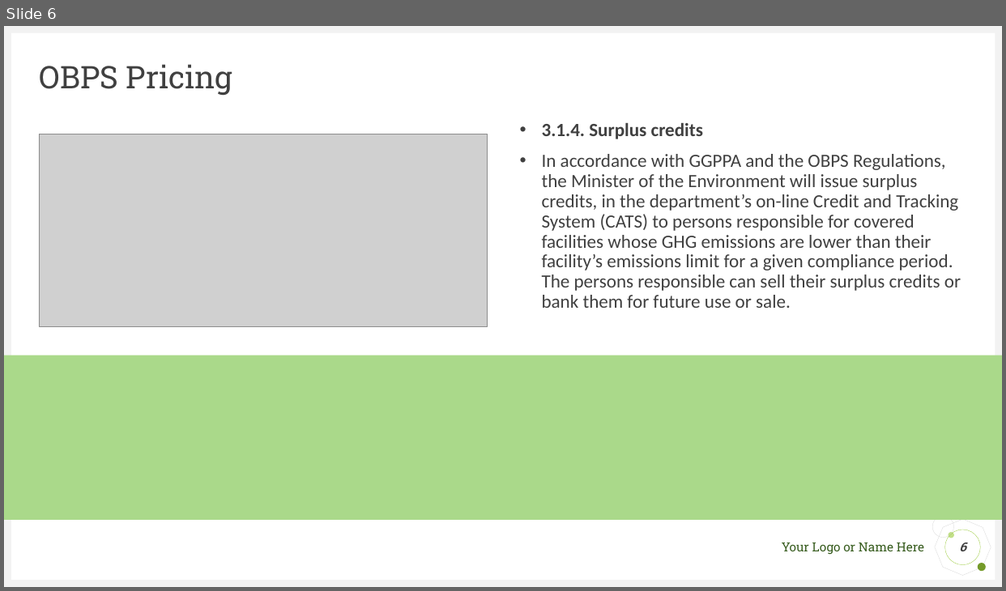
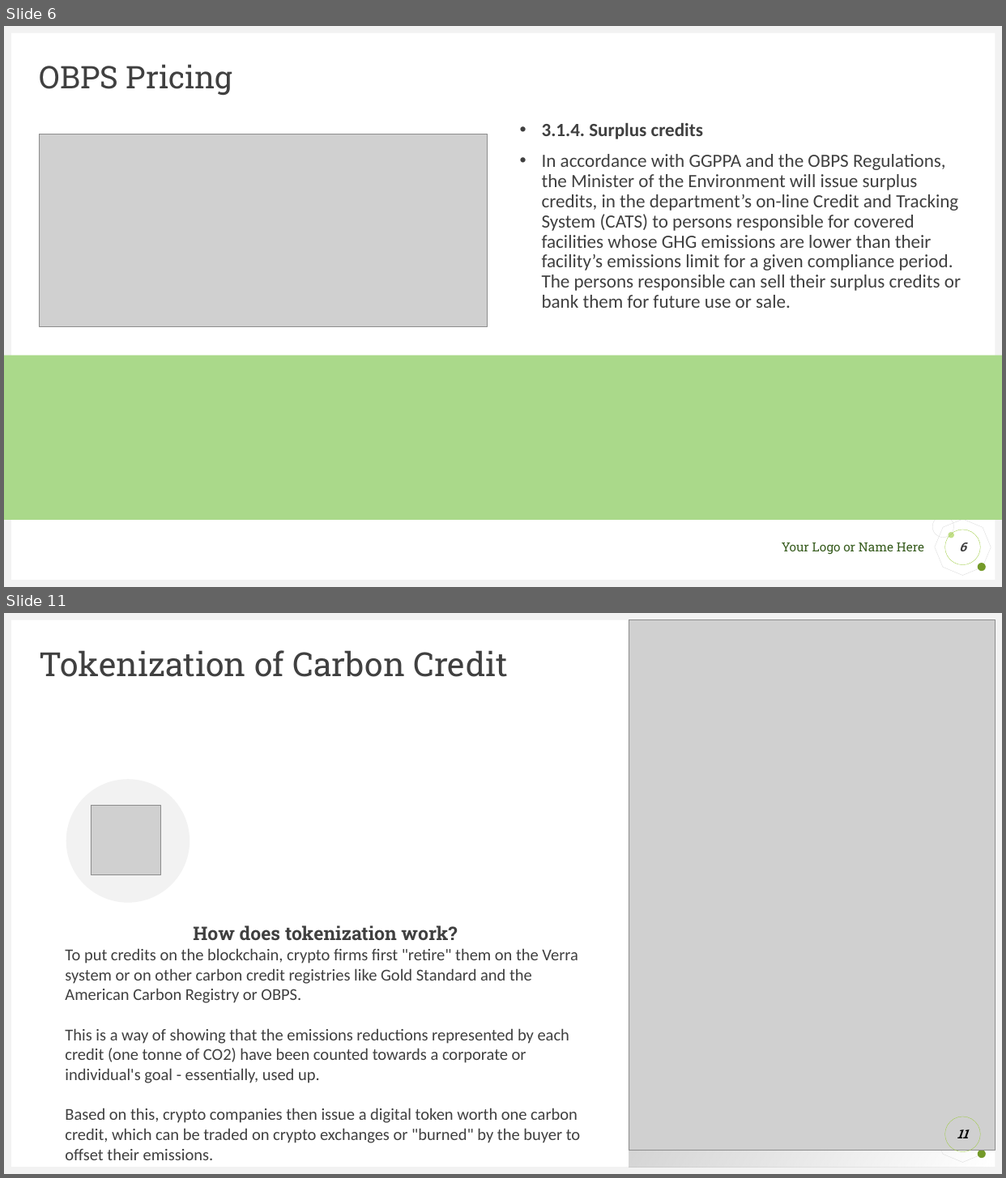
Before and after one commit to saimzuberi/Carbon_Credit_Market, a slide deck: Project Presentation/Final Presentation .pptx. Shown one above the other, each under a label of ours: slide 6 before the commit, slides 6 and 11 after it; the slides between them are not shown. The pictures are 1006x591 and 1006x1178 pixels, drawn with LibreOffice and Linux fonts; fonts in the diff are those of the drawing; grey boxes stand for pictures. Boxes give left, top, right and bottom in pixels: in the first picture for what was removed or moved away, otherwise in the second. Text is boxed around its words. In the diff, an @@ line names an element or a change of style, - is before the commit and + after.

```diff
--- a/Project Presentation/Final Presentation .pptx
+++ b/Project Presentation/Final Presentation .pptx
@@ slide 11 added at (4, 613, 1002, 1174), background #FFFFFF; not listed: 6 template elements that a slide beside it also shows @@
@@ rectangle added at (629, 619, 995, 1167), fill gradient #000000 @@
@@ picture added at (629, 619, 995, 1151) @@
@@ title added at (40, 650, 508, 677), 32 pt, text #404040 @@
+Tokenization of Carbon Credit
@@ ellipse added at (66, 779, 189, 903), fill #F2F2F2 @@
@@ rectangle added at (229, 766, 586, 917), fill #FFFFFF @@
@@ picture added at (91, 806, 160, 875) @@
@@ text added at (65, 926, 580, 1144), 16 pt, text #404040 @@
+How does tokenization work?
+To put credits on the blockchain, crypto firms first "retire" them on the Verra system or on other carbon credit registries like Gold Standard and the American Carbon Registry or OBPS.
+This is a way of showing that the emissions reductions represented by each credit (one tonne of CO2) have been counted towards a corporate or individual's goal - essentially, used up.
+Based on this, crypto companies then issue a digital token worth one carbon credit, which can be traded on crypto exchanges or "burned" by the buyer to offset their emissions.
@@ page number added at (945, 1117, 980, 1152), outline #9ACB39 0.25 pt, 12 pt, text #000000, bold, italic @@
+11
```
Also in this commit, not shown: 4 slides changed, 8 other slides added, 12 slides removed, 9 other files.
